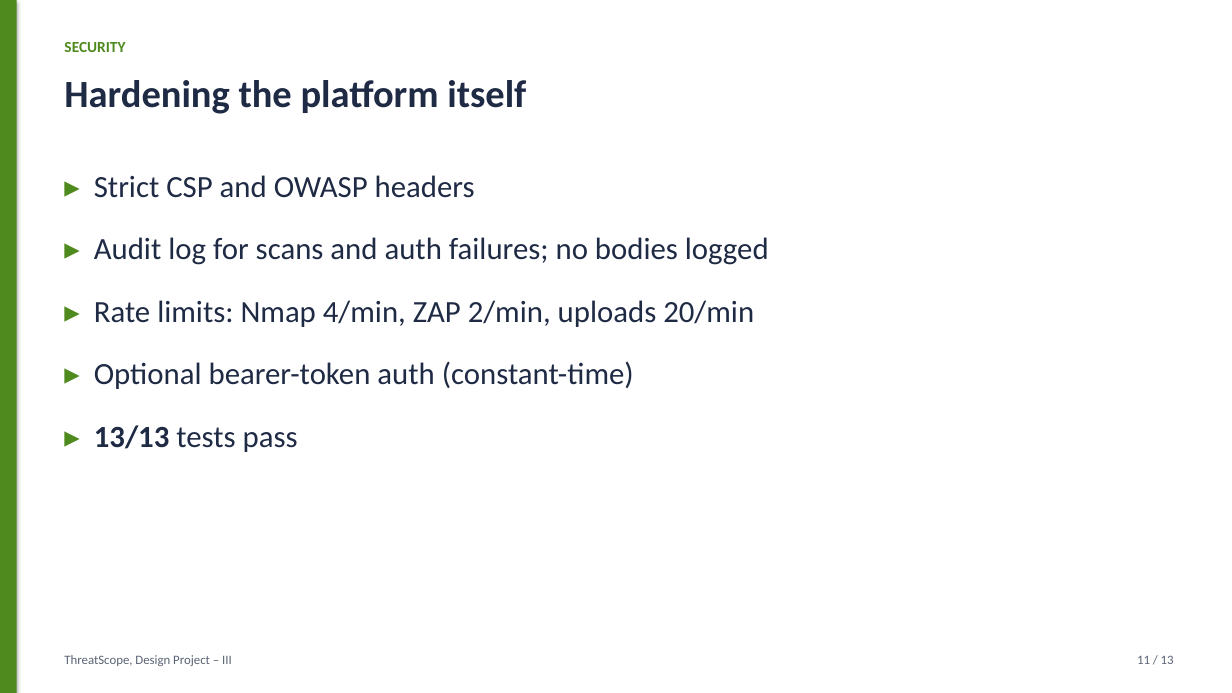
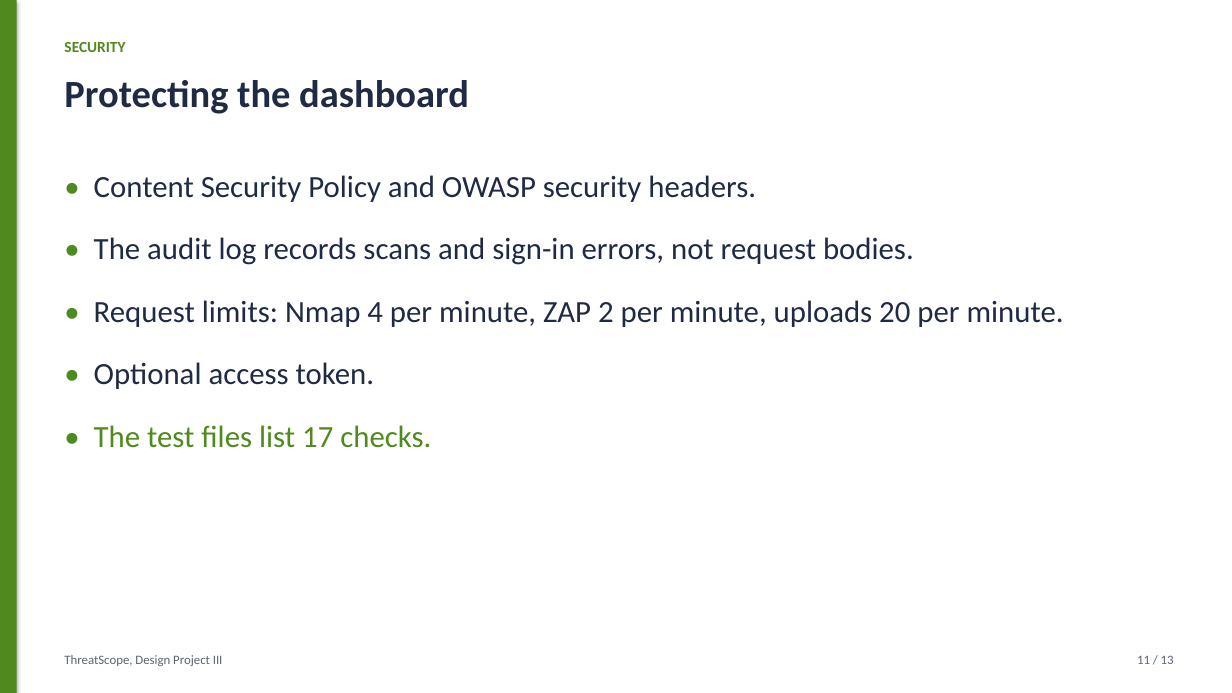
Before and after one commit to harshacreate/ThreatScope, a slide deck: slide 11 of report/ThreatScope_Presentation.pptx. Drawn at 1232x693 pixels with LibreOffice and Linux fonts; fonts in the diff are those of the drawing. Boxes give left, top, right and bottom in pixels: in the first picture for what was removed or moved away, otherwise in the second. Text is boxed around its words. In the diff, an @@ line names an element or a change of style, - is before the commit and + after.

```diff
--- a/report/ThreatScope_Presentation.pptx
+++ b/report/ThreatScope_Presentation.pptx
@@ text at box(64, 80, 469, 114): text changed @@
-Hardening the platform itself
+Protecting the dashboard
@@ text at box(94, 175, 1064, 448): text changed @@
-▸ Strict CSP and OWASP headers
-▸ Audit log for scans and auth failures; no bodies logged
-▸ Rate limits: Nmap 4/min, ZAP 2/min, uploads 20/min
-▸ Optional bearer-token auth (constant-time)
-▸ 13/13 tests pass
+• Content Security Policy and OWASP security headers.
+• The audit log records scans and sign-in errors, not request bodies.
+• Request limits: Nmap 4 per minute, ZAP 2 per minute, uploads 20 per minute.
+• Optional access token.
+• The test files list 17 checks.
@@ text at box(64, 655, 223, 666): text changed @@
-ThreatScope, Design Project – III
+ThreatScope, Design Project III
```
Also in this commit, not shown: 12 other slides changed, 17 other files.
